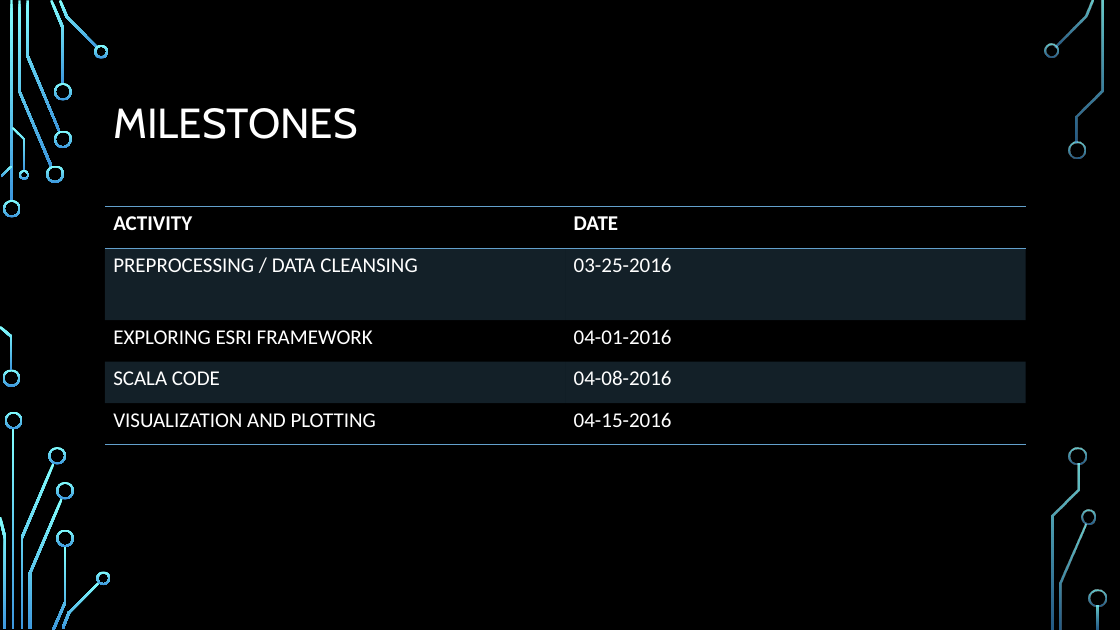
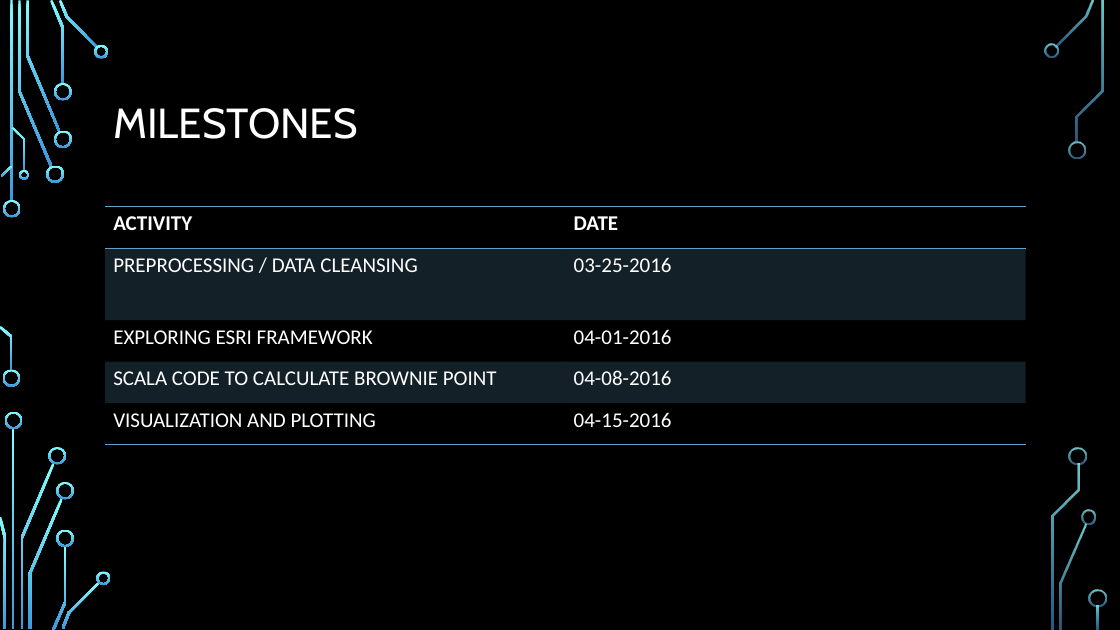
Before and after one commit to ankit2889/New-York-Taxi-Trip-Analysis, a slide deck: slide 6 of NEW YORK CITY TAXI TRIP ANALYSIS.pptx. Drawn at 1120x630 pixels with LibreOffice and Linux fonts; fonts in the diff are those of the drawing; background and template pictures are left out. Boxes give left, top, right and bottom in pixels: in the first picture for what was removed or moved away, otherwise in the second. Text is boxed around its words. In the diff, an @@ line names an element or a change of style, - is before the commit and + after.

```diff
--- a/NEW YORK CITY TAXI TRIP ANALYSIS.pptx
+++ b/NEW YORK CITY TAXI TRIP ANALYSIS.pptx
@@ table at box(105, 207, 1026, 445) @@
-row 4, column 1: SCALA CODE
+row 4, column 1: SCALA CODE TO CALCULATE BROWNIE POINT
```
Also in this commit, not shown: 1 slide added.
